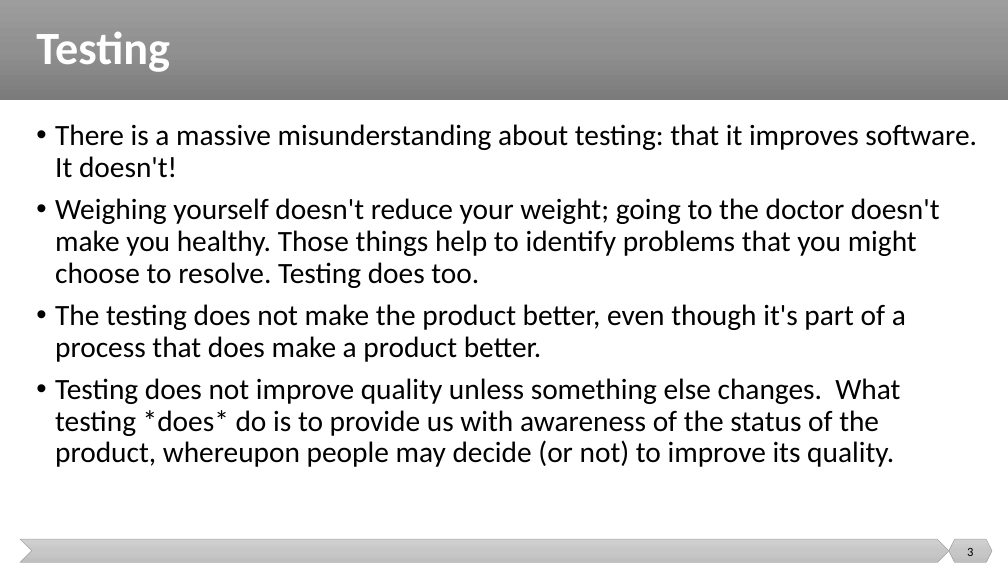
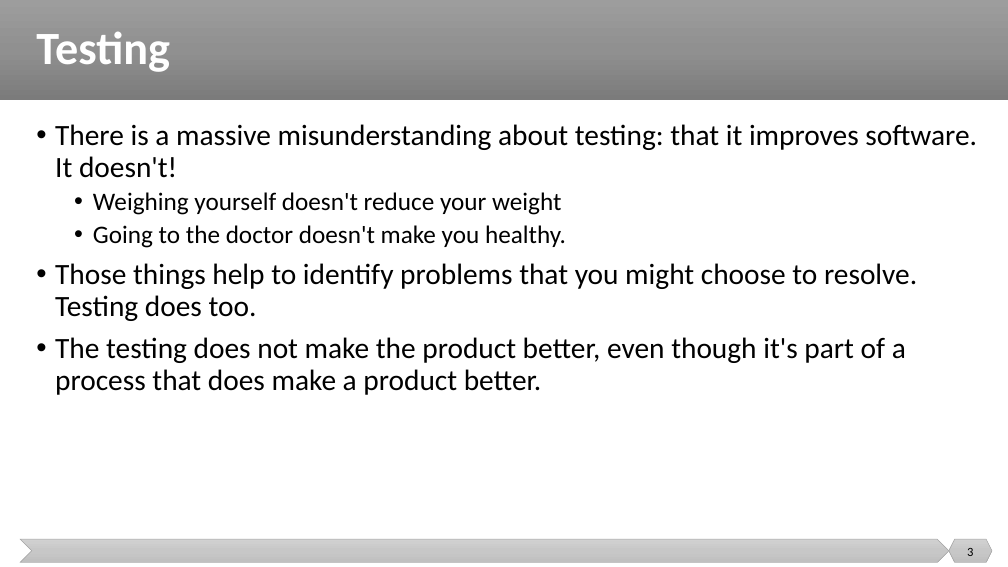
Before and after one commit to malenezi/malenezi, a slide deck: slide 3 of SE401/Lectures/6-Unit Testing and Junit/Test Cases.pptx. Drawn at 1008x567 pixels with LibreOffice and Linux fonts; fonts in the diff are those of the drawing. Boxes give left, top, right and bottom in pixels: in the first picture for what was removed or moved away, otherwise in the second. Text is boxed around its words. In the diff, an @@ line names an element or a change of style, - is before the commit and + after.

```diff
--- a/SE401/Lectures/6-Unit Testing and Junit/Test Cases.pptx
+++ b/SE401/Lectures/6-Unit Testing and Junit/Test Cases.pptx
@@ text at (55, 192, 917, 321): text changed; size 28 to 24 pt @@
-• Weighing yourself doesn't reduce your weight; going to the doctor doesn't make you healthy. Those things help to identify problems that you might choose to resolve. Testing does too.
+  • Weighing yourself doesn't reduce your weight
+  • Going to the doctor doesn't make you healthy.
+• Those things help to identify problems that you might choose to resolve. Testing does too.
@@ text at (55, 378, 900, 467): paragraph removed @@
-• Testing does not improve quality unless something else changes. What testing *does* do is to provide us with awareness of the status of the product, whereupon people may decide (or not) to improve its quality.
```
Also in this commit, not shown: 2 other slides changed, 1 other file.
